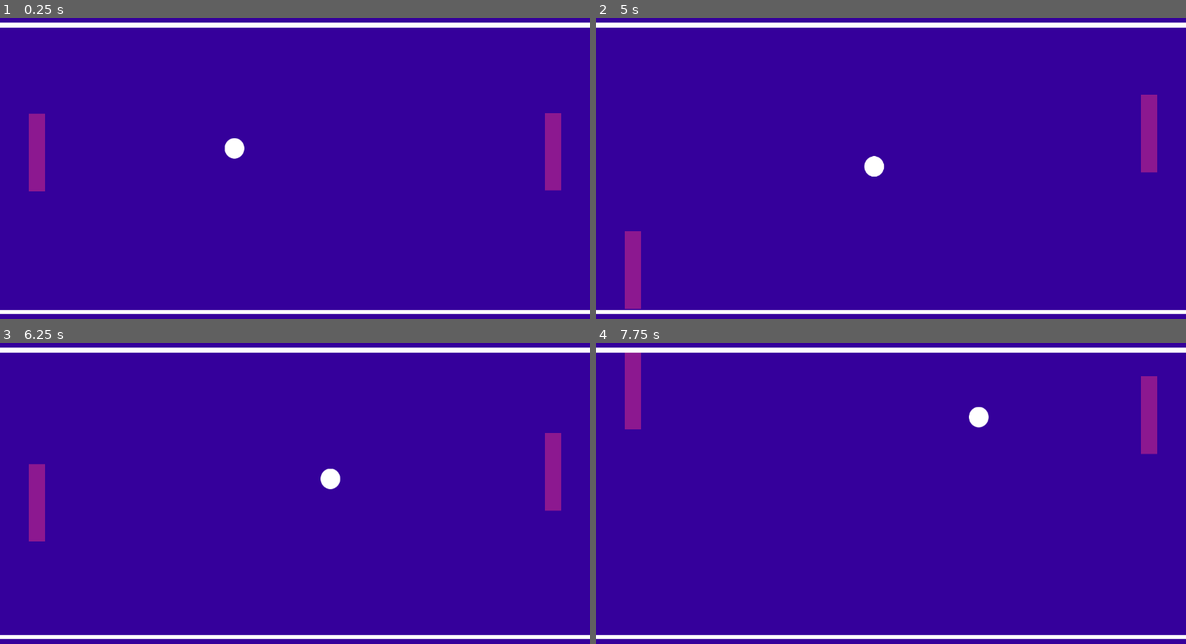
Above: before the commit, frames 1-4 (two rows, left to right).
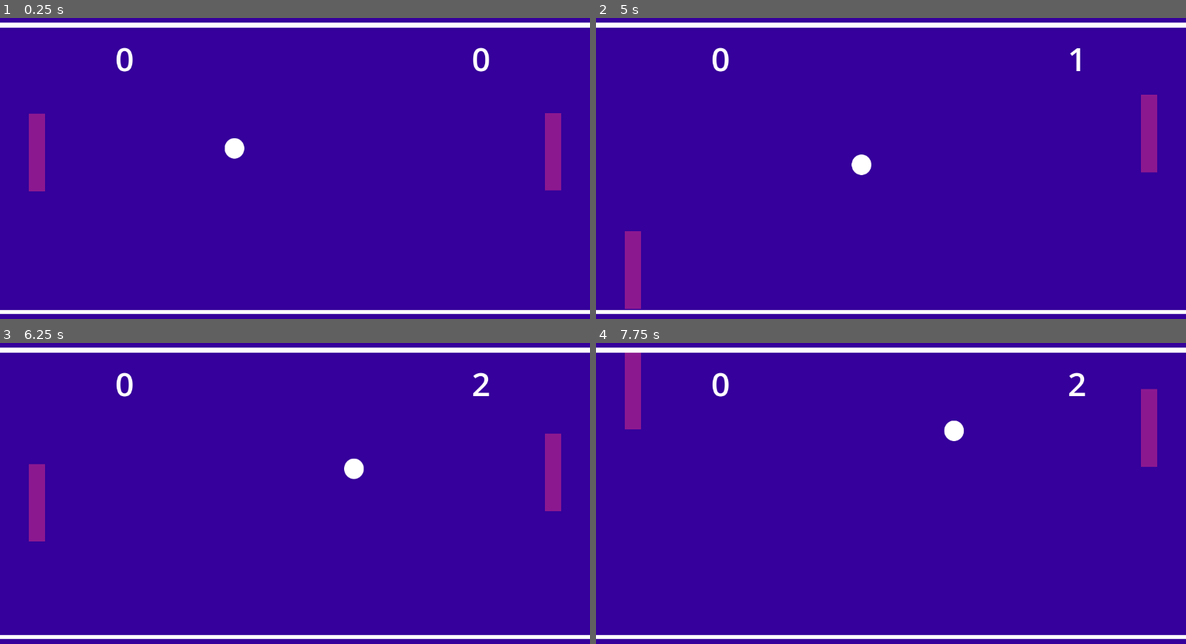
Above: after the commit, the same moments.

Repository: ItlumNaimad/GameProgramming
Game: Godot game, scene res://scenes/stage.tscn
The game is run twice, just before and just after one commit, with the same random seed, the same clock (stepped at 60 frames per second) and the same inputs.
Inputs:
- Up to frame 1 (0.25 s): no input
- Up to frame 2 (5 s): hold Up (ui_up) 0.53-1.28 s; hold Down (ui_down) 1.28-2.03 s; hold Up (ui_up) 2.03-3.53 s; hold Down (ui_down) from 3.53 s (still down)
- Up to frame 3 (6.25 s): release Down (ui_down) at 5.78 s; hold Up (ui_up) from 5.78 s (still down)
- Up to frame 4 (7.75 s): keep holding Up (ui_up)

The runs differ from the first frame. In frame 1, 0.3% of the frame differs, in the area x 19-83%, y 9-18%; in frame 2, 0.5%; in frame 3, 0.6%; in frame 4, 0.9%, in the area x 19-96%, y 9-42%.

Commit message:
Lab 1 Finale

Diff:
--- a/lab1/scenes/score.tscn
+++ b/lab1/scenes/score.tscn
@@ -1,6 +1,18 @@
-[gd_scene load_steps=2 format=3 uid="uid://bto57oeq7q1bo"]
+[gd_scene load_steps=6 format=3 uid="uid://bto57oeq7q1bo"]
 
-[ext_resource type="Script" uid="uid://cyhu3dwvugtdo" path="res://scripts/score.gd" id="1_8juob"]
+[ext_resource type="Script" uid="uid://cyhu3dwvugtdo" path="res://scripts/score_manager.gd" id="1_8juob"]
+
+[sub_resource type="FontVariation" id="FontVariation_8juob"]
+
+[sub_resource type="LabelSettings" id="LabelSettings_bak1h"]
+font = SubResource("FontVariation_8juob")
+font_size = 64
+
+[sub_resource type="FontVariation" id="FontVariation_plgac"]
+
+[sub_resource type="LabelSettings" id="LabelSettings_lew60"]
+font = SubResource("FontVariation_plgac")
+font_size = 64
 
 [node name="Score" type="Control"]
 layout_mode = 3
@@ -14,11 +26,19 @@
 [node name="CanvasLayer" type="CanvasLayer" parent="."]
 
 [node name="Player" type="Label" parent="CanvasLayer"]
-offset_left = -80.0
-offset_right = -40.0
-offset_bottom = 23.0
+offset_left = 224.0
+offset_top = 64.0
+offset_right = 264.0
+offset_bottom = 119.0
+text = "0"
+label_settings = SubResource("LabelSettings_bak1h")
+horizontal_alignment = 1
 
 [node name="AI" type="Label" parent="CanvasLayer"]
-offset_left = 32.0
-offset_right = 72.0
-offset_bottom = 23.0
+offset_left = 920.0
+offset_top = 64.0
+offset_right = 960.0
+offset_bottom = 119.0
+text = "0"
+label_settings = SubResource("LabelSettings_lew60")
+horizontal_alignment = 1
--- a/lab1/scenes/stage.tscn
+++ b/lab1/scenes/stage.tscn
@@ -77,10 +77,6 @@
 shape = SubResource("RectangleShape2D_st0q7")
 
 [node name="Score" parent="." instance=ExtResource("5_vcsse")]
-offset_left = 576.0
-offset_top = 112.0
-offset_right = 576.0
-offset_bottom = 112.0
 
 [connection signal="body_entered" from="player_side" to="ball" method="_on_player_side_body_entered"]
 [connection signal="body_entered" from="ai_side" to="ball" method="_on_ai_side_body_entered"]
--- a/lab1/scripts/ball.gd
+++ b/lab1/scripts/ball.gd
@@ -3,11 +3,13 @@
 
 # This is like an alarm the ball can send out.
 signal out_of_bounds
+signal player_scored # NOWY SYGNAŁ
+signal ai_scored     # NOWY SYGNAŁ
 # The speed of the ball.
 @export var speed = 500
 #  How much does the movement of the paddle affect the bounce? 0.0 - not at all, 1.0 - very much.
 @export var paddle_influence = 0.3
-
+@export var min_horizontal_ratio = 0.1 # 10% prędkości musi być na osi X
 # This function will reset the ball's position and velocity.
 func start():
 	# Put the ball in the middle of the screen
@@ -26,15 +28,33 @@
 
 func _physics_process(delta):
 	# Check if the ball went off the left or right edge
-	if position.x < 0 or position.x > get_viewport_rect().size.x:
-		out_of_bounds.emit() # Sound the alarm!
-		start() # Reset the ball
+	#if position.x < 0 or position.x > get_viewport_rect().size.x:
+		#out_of_bounds.emit() # Sound the alarm!
+		#start() # Reset the ball
+	#
+	# Check if the ball went off the top or bottom edge
+	#if position.y < 0 or position.y > get_viewport_rect().size.y:
+		#start() # Just reset it for now
 
-	# Check if the ball went off the top or bottom edge
-	if position.y < 0 or position.y > get_viewport_rect().size.y:
-		start() # Just reset it for now
+	# --- NOWY BLOK: Ochrona przed utknięciem ---
+	# Sprawdzamy, czy prędkość pozioma nie jest niebezpiecznie mała
+	var current_speed = velocity.length()
 
-	# Move the ball and check if we hit anything
+	# Unikamy dzielenia przez zero na starcie
+	if current_speed > 0:
+		var min_x_speed = current_speed * min_horizontal_ratio
+
+		if abs(velocity.x) < min_x_speed:
+			# Wymuś minimalną prędkość poziomą, zachowując kierunek
+			velocity.x = min_x_speed * sign(velocity.x)
+			# sign(x) zwraca -1 jeśli x jest ujemne, 1 jeśli dodatnie
+
+			# Renormalizujemy wektor, aby utrzymać stałą prędkość
+			velocity = velocity.normalized() * current_speed
+	# --- KONIEC NOWEGO BLOKU ---
+
+
+	# Dopiero teraz ruszamy piłką
 	var collision = move_and_collide(velocity * delta)
 	if collision:
 		# 1. Najpierw obliczamy podstawowe, idealne odbicie
@@ -53,15 +73,19 @@
 
 			# 5. Zwiększamy prędkość i upewniamy się, że piłka nie zwolniła
 			#    po dodaniu "podkręcenia". Normalizujemy wektor i mnożymy przez nową prędkość.
-			var current_speed = velocity.length()
+			current_speed = velocity.length()
 			var new_speed = current_speed * 1.05 # Zwiększamy o 5%
 			# Ustawiamy nową prędkość, zachowując nowy kierunek
 			velocity = velocity.normalized() * new_speed
 
-
 func _on_ai_side_body_entered(body: Node2D) -> void:
-	pass # Replace with function body.
-
+	# Piłka wpadła do bramki AI, więc gracz zdobywa punkt
+	if body == self:
+		player_scored.emit()
+		start() # Resetuj piłkę
 
 func _on_player_side_body_entered(body: Node2D) -> void:
-	pass # Replace with function body.
+	# Piłka wpadła do bramki Gracza, więc AI zdobywa punkt
+	if body == self:
+		ai_scored.emit()
+		start() # Resetuj piłkę
--- a/lab1/scripts/player.gd
+++ b/lab1/scripts/player.gd
@@ -1,31 +1,41 @@
-# FILE: Paddle/Paddle.gd
 extends CharacterBody2D
 
-# These variables will show up in the editor!
+# Te zmienne pojawią się w inspektorze
 @export var speed = 400
 @export var up_action = "ui_up"
 @export var down_action = "ui_down"
 
-# This function runs once when the paddle is created.
+# WAŻNE: Ustaw wysokość paletki w edytorze,
+# aby clamp działał poprawnie.
+@export var paddle_height = 32
+
+var screen_size_y = 0
+
 func _ready():
-	# Add this paddle to a group called "paddles". We'll use this later.
 	add_to_group("paddles")
+	# Pobieramy wysokość ekranu raz, na starcie (wydajniejsze)
+	screen_size_y = get_viewport_rect().size.y
 
-# This function runs every single physics frame. Perfect for movement!
 func _physics_process(delta):
-	var direction = 0
-	if Input.is_action_pressed(up_action):
-		direction = -1 # In 2D, negative Y is up
-	elif Input.is_action_pressed(down_action):
-		direction = 1 # Positive Y is down
+	# 1. Pobierz input (Twoja wersja z if/elif też jest OK!)
+	var direction = Input.get_axis(up_action, down_action)
 
-	# Set our vertical velocity
-	velocity.y = direction * speed
+	# 2. Oblicz nową, docelową pozycję Y
+	var new_y = global_position.y + (direction * speed * delta)
 
-	# This is the Godot function that actually moves our character
-	move_and_collide(Vector2(0, velocity.y * delta))
+	# 3. OGRANICZ docelową pozycję ZANIM się ruszymy
+	var clamped_y = clamp(new_y, paddle_height / 2, screen_size_y - (paddle_height / 2))
 
-	# Stop the paddle from going off-screen
-	var screen_size = get_viewport_rect().size
-	var paddle_height = 32 # The height of our paddle
-	position.y = clamp(position.y, paddle_height / 2, screen_size.y - (paddle_height / 2))
+	# 4. Oblicz wektor ruchu (motion) do tej ograniczonej pozycji
+	#    (Różnica między tym, gdzie chcemy być, a tym, gdzie jesteśmy)
+	var motion = Vector2(0, clamped_y - global_position.y)
+
+	# 5. Użyj move_and_collide, aby fizycznie wykonać ruch
+	move_and_collide(motion)
+
+	# 6. Zaktualizuj 'velocity' na użytek piłki (dla podkręcenia)
+	#    To jest kluczowe, aby piłka wiedziała, jak szybko się ruszaliśmy
+	if delta > 0:
+		velocity = motion / delta
+	else:
+		velocity = Vector2.ZERO
--- a/lab1/scripts/score.gd
+++ /dev/null
@@ -1,14 +0,0 @@
-extends Control
-
-@onready var player: Label = $CanvasLayer/Player
-@onready var ai: Label = $CanvasLayer/AI
-var player_score = 0
-var ai_score = 0
-# Called when the node enters the scene tree for the first time.
-func _ready() -> void:
-	pass # Replace with function body.
-
-
-# Called every frame. 'delta' is the elapsed time since the previous frame.
-func _process(delta: float) -> void:
-	pass
--- /dev/null
+++ b/lab1/scripts/score_manager.gd
@@ -0,0 +1,48 @@
+# Plik: score_manager.gd (podpięty do węzła "Score")
+extends Node
+
+# Zmienne do trzymania wyniku
+var player_score = 0
+var ai_score = 0
+
+# Referencje do Twoich etykiet (Labels)
+@onready var player_label = $CanvasLayer/Player
+@onready var ai_label = $CanvasLayer/AI
+
+# Referencja do piłki.
+# Musimy ją znaleźć, żeby móc słuchać jej sygnałów.
+# !! Ważne: Ta ścieżka zakłada, że 'Score' i 'ball'
+# są na tym samym poziomie w scenie głównej.
+# Jeśli nie, dostosuj ścieżkę "../ball"
+@onready var ball = get_node("../ball")
+
+
+func _ready():
+	# Na starcie gry...
+
+	# 1. Połącz sygnał "player_scored" z piłki z naszą funkcją
+	ball.player_scored.connect(_on_ball_player_scored)
+
+	# 2. Połącz sygnał "ai_scored" z piłki z naszą funkcją
+	ball.ai_scored.connect(_on_ball_ai_scored)
+
+	# 3. Zaktualizuj tekst na starcie (żeby pokazywało "0")
+	update_labels()
+
+
+# Ta funkcja zostanie wywołana, gdy piłka wyemituje 'player_scored'
+func _on_ball_player_scored():
+	player_score += 1
+	update_labels()
+
+
+# Ta funkcja zostanie wywołana, gdy piłka wyemituje 'ai_scored'
+func _on_ball_ai_scored():
+	ai_score += 1
+	update_labels()
+
+
+# Centralna funkcja do aktualizacji tekstu
+func update_labels():
+	player_label.text = str(player_score)
+	ai_label.text = str(ai_score)
Renamed: lab1/scripts/score.gd.uid -> lab1/scripts/score_manager.gd.uid
